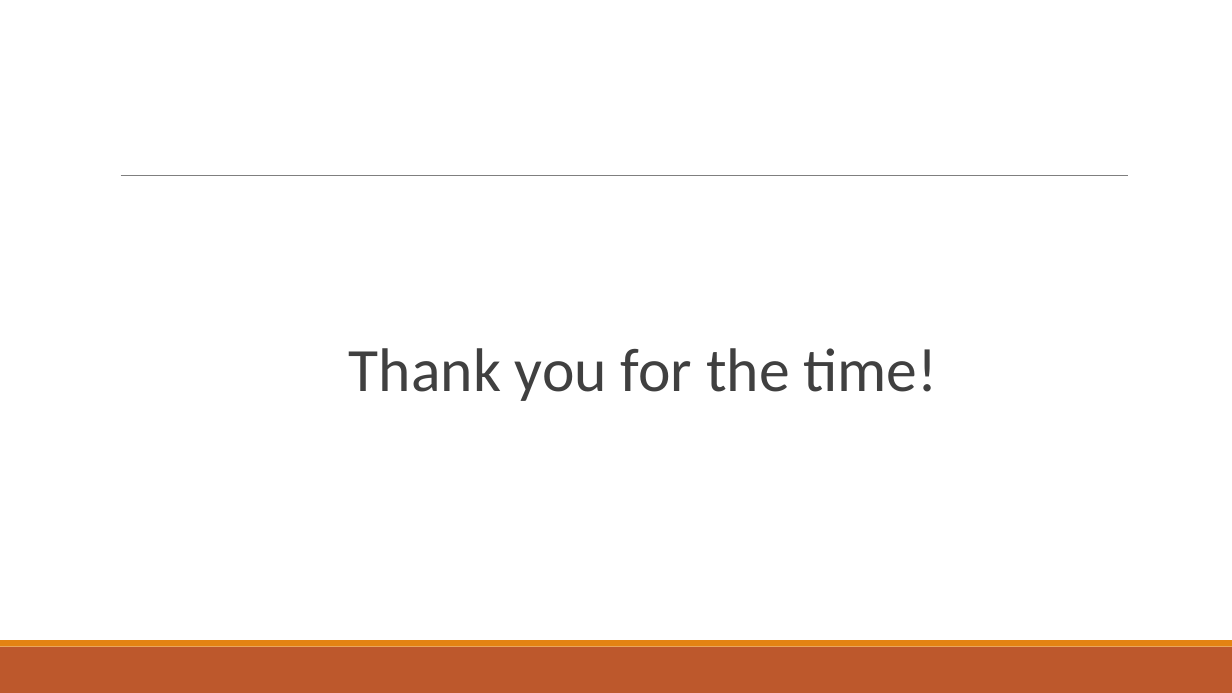
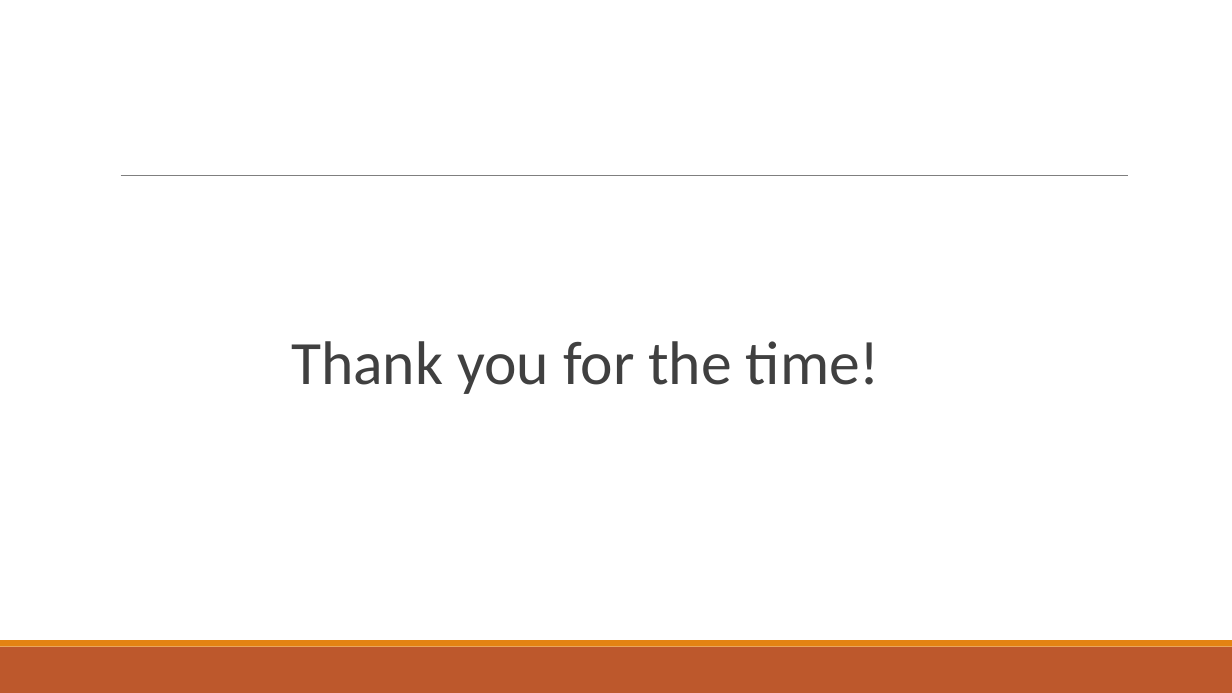
Before and after one commit to yoonsukwkd96/Autonomous_Systems_B_Lab_Group_A, a slide deck: slide 21 of final_presentation_groupA.pptx (slide 20 before the commit). Drawn at 1232x693 pixels with LibreOffice and Linux fonts; fonts in the diff are those of the drawing. Boxes give left, top, right and bottom in pixels: in the first picture for what was removed or moved away, otherwise in the second. Text is boxed around its words. In the diff, an @@ line names an element or a change of style, - is before the commit and + after.

Commit message:
final_presentation

```diff
--- a/final_presentation_groupA.pptx
+++ b/final_presentation_groupA.pptx
@@ text "Thank you for the time!": place and size @@
-text "Thank you for the time!" at (349, 348, 938, 401)
+text "Thank you for the time!" at (291, 341, 880, 394)
```
Also in this commit, not shown: 1 other slide changed, 1 slide added.
